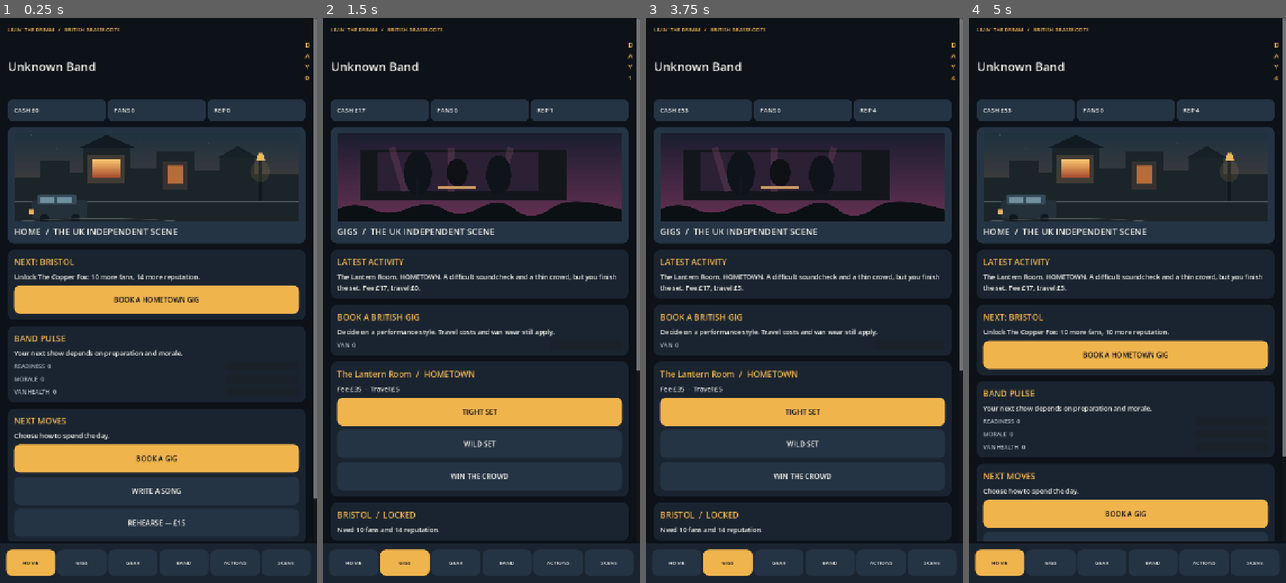
Above: before the commit, frames 1-4 (left to right).
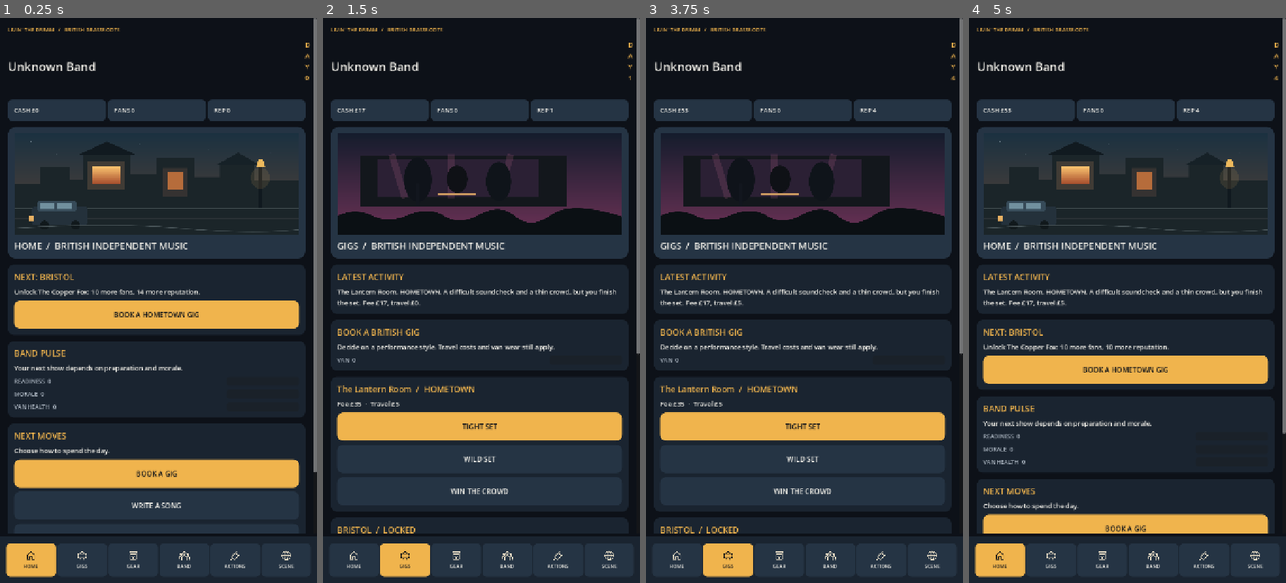
Above: after the commit, the same moments.

Repository: alimuir654-rgb/BandMaster
Game: Godot game, scene res://Scenes/CareerHub.tscn
Same seed, same stepped clock (60 frames per second), same inputs: the game is played once before the commit and once after it. This scene is started directly instead of the project's main scene.
Inputs (mouse positions are in pixels of both pictures, inside the frame that each line leads up to):
- Up to frame 1 (0.25 s): no input
- Up to frame 2 (1.5 s): click "BOOK A HOMETOWN GIG" at 0.5 s; click "TIGHT SET" at 1.25 s
- Up to frame 3 (3.75 s): click "TIGHT SET" at 2 s; click "WILD SET" at 2.75 s; click "WIN THE CROWD" at 3.5 s
- Up to frame 4 (5 s): click (1000, 560) at 4.25 s, where only the run before the commit has a clickable "HOME"

The runs differ from the first frame. In frame 1, 19% of the frame differs, in the area x 1-100%, y 19-99%; in frame 2, 16%; in frame 3, 16%; in frame 4, 19%.
Error before the commit: Invalid access to property or key 'band' on a base object of type 'Dictionary'. (res://Scripts/career_hub.gd:313)
Error after the commit: Invalid access to property or key 'band' on a base object of type 'Dictionary'. (res://Scripts/career_hub.gd:343)

Commit message:
ui: photographic art hero with fallbacks and icon-led bottom navigation

Diff:
--- a/Scripts/career_hub.gd
+++ b/Scripts/career_hub.gd
@@ -120,7 +120,7 @@
  var scroll := ScrollContainer.new()
  add_child(scroll)
  scroll.set_anchors_and_offsets_preset(Control.PRESET_FULL_RECT)
- scroll.offset_bottom = -94
+ scroll.offset_bottom = -112
  scroll.horizontal_scroll_mode = ScrollContainer.SCROLL_MODE_DISABLED
  var margin := MarginContainer.new()
  margin.size_flags_horizontal = Control.SIZE_EXPAND_FILL
@@ -169,21 +169,26 @@
 
 func _hero() -> void:
  var panel := PanelContainer.new()
- panel.add_theme_stylebox_override("panel",UI.style(UI.ALT))
+ panel.add_theme_stylebox_override("panel",UI.style(UI.ALT,18))
  content.add_child(panel)
- var stack := VBoxContainer.new()
- stack.add_theme_constant_override("separation",8)
- panel.add_child(stack)
- var image_path: String = str(ART.get(tab,""))
- if ResourceLoader.exists(image_path):
-  var picture := TextureRect.new()
-  picture.texture = load(image_path)
-  picture.expand_mode = TextureRect.EXPAND_IGNORE_SIZE
-  picture.stretch_mode = TextureRect.STRETCH_KEEP_ASPECT_COVERED
-  picture.custom_minimum_size.y = 200
-  picture.mouse_filter = Control.MOUSE_FILTER_IGNORE
-  stack.add_child(picture)
- _label(stack,tab + "  /  THE UK INDEPENDENT SCENE",20,UI.WHITE)
+ var frame := VBoxContainer.new()
+ frame.add_theme_constant_override("separation",10)
+ panel.add_child(frame)
+ var path := "res://Art/Backgrounds/%s.webp" % tab.to_lower()
+ var picture := TextureRect.new()
+ picture.expand_mode = TextureRect.EXPAND_IGNORE_SIZE
+ picture.stretch_mode = TextureRect.STRETCH_KEEP_ASPECT_COVERED
+ picture.custom_minimum_size.y = 230
+ picture.mouse_filter = Control.MOUSE_FILTER_IGNORE
+ if ResourceLoader.exists(path):
+  picture.texture = load(path)
+ else:
+  var fallback: String = str(ART.get(tab,""))
+  if ResourceLoader.exists(fallback):
+   picture.texture = load(fallback)
+ frame.add_child(picture)
+ _label(frame,tab + "  /  BRITISH INDEPENDENT MUSIC",21,UI.WHITE)
+
 
 func _home() -> void:
  var fans := _num("fans")
@@ -277,20 +282,45 @@
 func _bottom_nav() -> void:
  var panel := PanelContainer.new()
  panel.set_anchors_and_offsets_preset(Control.PRESET_BOTTOM_WIDE)
- panel.offset_top = -90
+ panel.offset_top = -104
  panel.add_theme_stylebox_override("panel",UI.style(UI.PANEL,0))
  add_child(panel)
  var bar := GridContainer.new()
  bar.columns = 6
  bar.size_flags_horizontal = Control.SIZE_EXPAND_FILL
+ bar.add_theme_constant_override("h_separation",3)
  panel.add_child(bar)
  for tab_id in TABS:
   var target: String = tab_id
-  var button := UI.button(target,target == tab)
-  button.custom_minimum_size.y = 60
-  button.add_theme_font_size_override("font_size",12)
+  var selected := target == tab
+  var button := Button.new()
+  button.custom_minimum_size.y = 76
+  button.size_flags_horizontal = Control.SIZE_EXPAND_FILL
+  button.add_theme_stylebox_override("normal",UI.style(UI.AMBER if selected else UI.ALT,10))
+  button.add_theme_stylebox_override("hover",UI.style(UI.AMBER.lightened(0.08) if selected else UI.ALT.lightened(0.1),10))
+  button.add_theme_stylebox_override("pressed",UI.style(UI.AMBER.darkened(0.12),10))
+  var box := VBoxContainer.new()
+  box.mouse_filter = Control.MOUSE_FILTER_IGNORE
+  box.alignment = BoxContainer.ALIGNMENT_CENTER
+  box.add_theme_constant_override("separation",3)
+  button.add_child(box)
+  box.set_anchors_and_offsets_preset(Control.PRESET_FULL_RECT)
+  var icon_path := "res://Art/Icons/%s.svg" % target.to_lower()
+  if ResourceLoader.exists(icon_path):
+   var glyph := TextureRect.new()
+   glyph.texture = load(icon_path)
+   glyph.custom_minimum_size = Vector2(24,26)
+   glyph.expand_mode = TextureRect.EXPAND_IGNORE_SIZE
+   glyph.stretch_mode = TextureRect.STRETCH_KEEP_ASPECT_CENTERED
+   glyph.modulate = UI.BG if selected else UI.WHITE
+   glyph.mouse_filter = Control.MOUSE_FILTER_IGNORE
+   box.add_child(glyph)
+  var caption := _label(box,target,11,UI.BG if selected else UI.WHITE)
+  caption.horizontal_alignment = HORIZONTAL_ALIGNMENT_CENTER
+  caption.mouse_filter = Control.MOUSE_FILTER_IGNORE
   bar.add_child(button)
   button.pressed.connect(func() -> void: _switch(target))
+
 
 func _switch(next_tab: String) -> void:
  tab = next_tab
